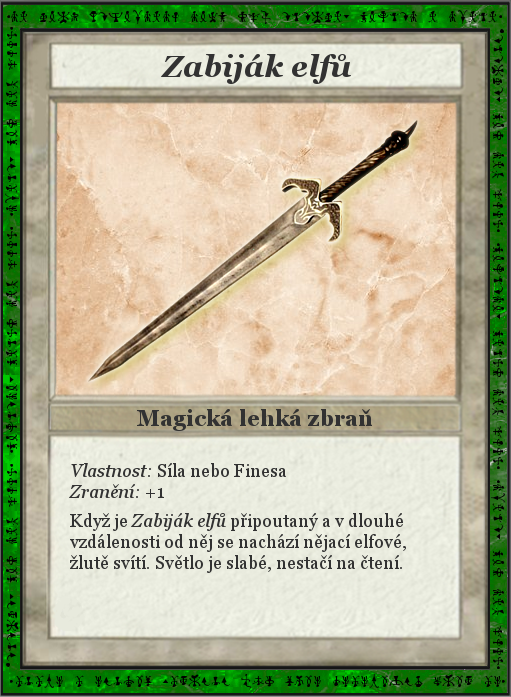
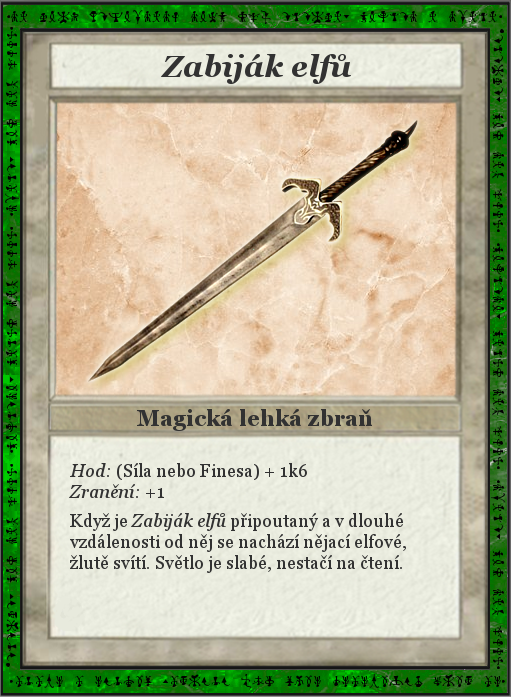
Layer changes from the first 511px x 697px image to the second:
renamed "Vlastnost: Síla nebo Finesa ..." to "Hod: (Síla nebo Finesa) + 1k6 ...", painted on it over [70, 463, 307, 480]
